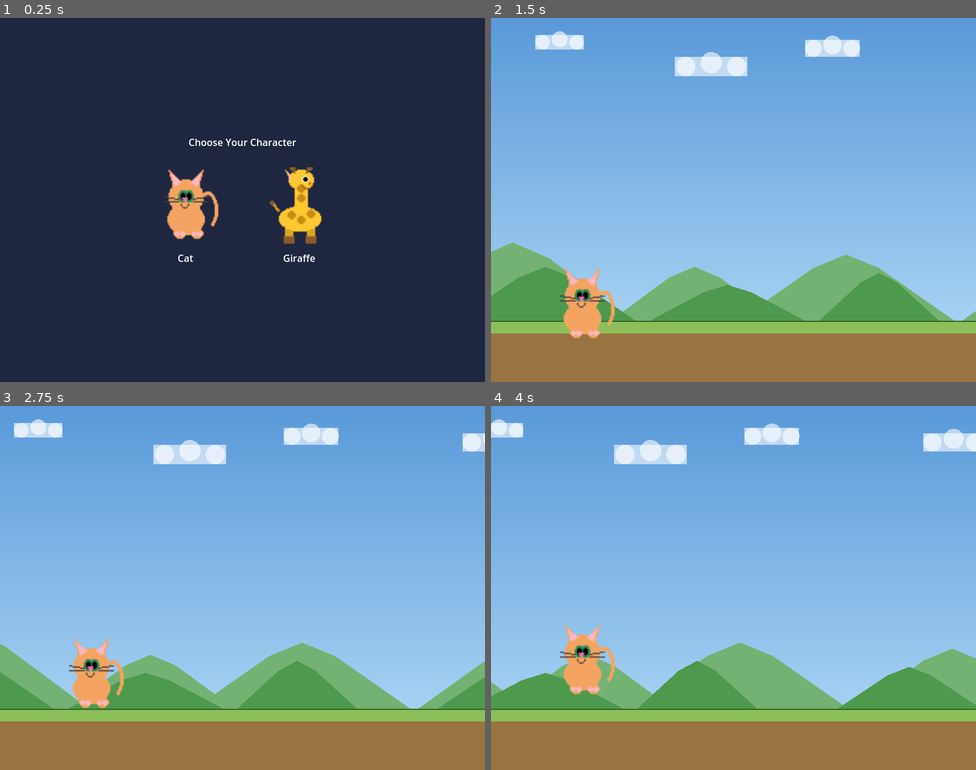
Above: before the commit, frames 1-4 (two rows, left to right).
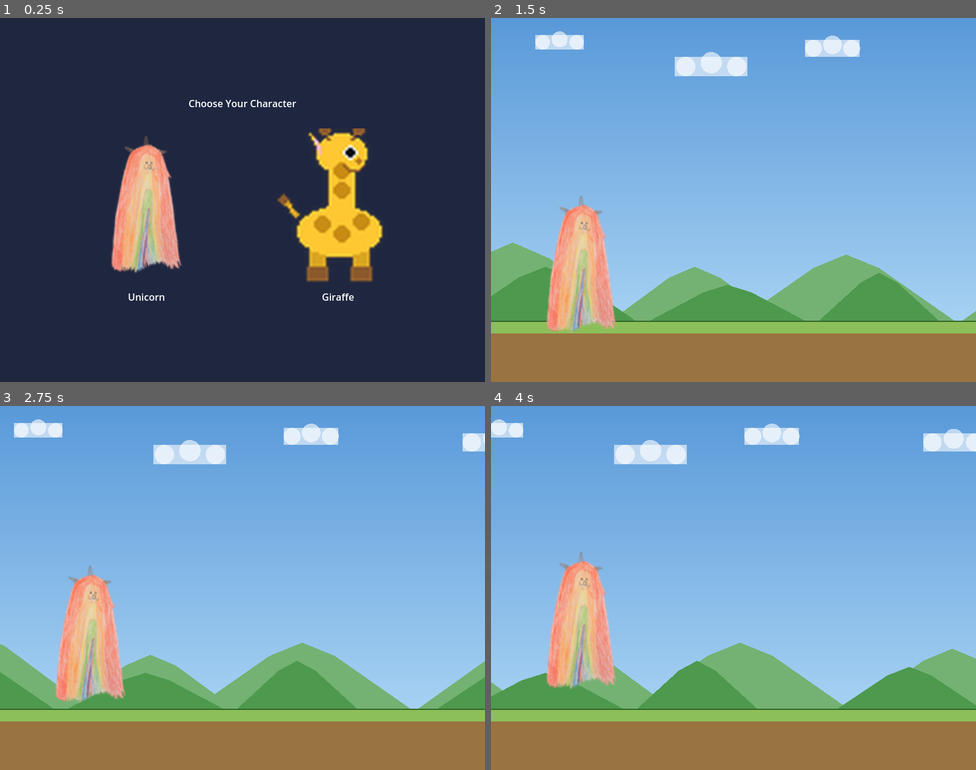
Above: after the commit, the same moments.

Repository: eiriksm/draw-jump
Game: Godot game, scene res://scenes/character_select.tscn
Two runs of this game, one before a commit and one after it. Both use one fixed random seed, a clock stepped at 60 frames per second and the inputs below.
Inputs (mouse positions are in pixels of both pictures, inside the frame that each line leads up to; where the layout moved, square brackets give the same spot in the first picture):
- Up to frame 1 (0.25 s): no input
- Up to frame 2 (1.5 s): click (636, 207) [675, 207] at 0.5 s; move the mouse to (840, 181) at 1.27 s; click (840, 181) at 1.42 s
- Up to frame 3 (2.75 s): move the mouse to (145, 606) at 2.02 s; click (145, 606) at 2.17 s
- Up to frame 4 (4 s): move the mouse to (782, 507) at 2.77 s; click (782, 507) at 2.92 s; move the mouse to (709, 660) at 3.52 s; click (709, 660) at 3.67 s

The runs differ from the first frame. In frame 1, 11% of the frame differs, in the area x 22-79%, y 22-78%; in frame 2, 3.9%; in frame 3, 3.9%; in frame 4, 3.9%.

Commit message:
Replace cat character with hand-drawn rainbow unicorn (#5)
Co-authored-by: Claude <noreply@anthropic.com>

Diff:
--- a/assets/cat.svg
+++ /dev/null
@@ -1,31 +0,0 @@
-<svg xmlns="http://www.w3.org/2000/svg" viewBox="0 0 128 128" width="128" height="128">
-  <!-- Body -->
-  <ellipse cx="64" cy="80" rx="30" ry="25" fill="#f4a460"/>
-  <!-- Head -->
-  <circle cx="64" cy="45" r="22" fill="#f4a460"/>
-  <!-- Left ear -->
-  <polygon points="46,30 38,10 54,24" fill="#f4a460"/>
-  <polygon points="48,28 42,14 54,24" fill="#ffb6c1"/>
-  <!-- Right ear -->
-  <polygon points="82,30 90,10 74,24" fill="#f4a460"/>
-  <polygon points="80,28 86,14 74,24" fill="#ffb6c1"/>
-  <!-- Eyes -->
-  <ellipse cx="55" cy="42" rx="4" ry="5" fill="#2e8b57"/>
-  <ellipse cx="73" cy="42" rx="4" ry="5" fill="#2e8b57"/>
-  <circle cx="55" cy="41" r="2" fill="black"/>
-  <circle cx="73" cy="41" r="2" fill="black"/>
-  <!-- Nose -->
-  <polygon points="64,50 61,47 67,47" fill="#ff69b4"/>
-  <!-- Mouth -->
-  <path d="M61,50 Q64,55 67,50" fill="none" stroke="#333" stroke-width="1"/>
-  <!-- Whiskers -->
-  <line x1="30" y1="46" x2="52" y2="48" stroke="#333" stroke-width="0.8"/>
-  <line x1="30" y1="50" x2="52" y2="50" stroke="#333" stroke-width="0.8"/>
-  <line x1="76" y1="48" x2="98" y2="46" stroke="#333" stroke-width="0.8"/>
-  <line x1="76" y1="50" x2="98" y2="50" stroke="#333" stroke-width="0.8"/>
-  <!-- Tail -->
-  <path d="M94,80 Q110,60 100,45" fill="none" stroke="#f4a460" stroke-width="5" stroke-linecap="round"/>
-  <!-- Paws -->
-  <ellipse cx="48" cy="102" rx="8" ry="5" fill="#f4a460"/>
-  <ellipse cx="80" cy="102" rx="8" ry="5" fill="#f4a460"/>
-</svg>
--- a/scenes/character_select.tscn
+++ b/scenes/character_select.tscn
@@ -1,6 +1,6 @@
 [gd_scene load_steps=4 format=3 uid="uid://char_select_scene"]
 
-[ext_resource type="Texture2D" path="res://assets/cat.png" id="1_cat"]
+[ext_resource type="Texture2D" path="res://assets/unicorn.png" id="1_unicorn"]
 [ext_resource type="Texture2D" path="res://assets/giraffe.png" id="2_giraffe"]
 [ext_resource type="Script" path="res://scripts/character_select.gd" id="3_script"]
 
@@ -54,14 +54,14 @@
 unique_name_in_owner = true
 layout_mode = 2
 size_flags_horizontal = 4
-texture_normal = ExtResource("1_cat")
+texture_normal = ExtResource("1_unicorn")
 ignore_texture_size = true
 stretch_mode = 0
-custom_minimum_size = Vector2(128, 128)
+custom_minimum_size = Vector2(256, 256)
 
 [node name="CatLabel" type="Label" parent="CenterContainer/VBoxContainer/HBoxContainer/CatVBox"]
 layout_mode = 2
-text = "Cat"
+text = "Unicorn"
 horizontal_alignment = 1
 
 [node name="GiraffeVBox" type="VBoxContainer" parent="CenterContainer/VBoxContainer/HBoxContainer"]
@@ -76,7 +76,7 @@
 texture_normal = ExtResource("2_giraffe")
 ignore_texture_size = true
 stretch_mode = 0
-custom_minimum_size = Vector2(128, 128)
+custom_minimum_size = Vector2(256, 256)
 
 [node name="GiraffeLabel" type="Label" parent="CenterContainer/VBoxContainer/HBoxContainer/GiraffeVBox"]
 layout_mode = 2
--- a/scenes/game.tscn
+++ b/scenes/game.tscn
@@ -1,6 +1,6 @@
 [gd_scene load_steps=5 format=3 uid="uid://game_scene"]
 
-[ext_resource type="Texture2D" path="res://assets/cat.png" id="1_cat"]
+[ext_resource type="Texture2D" path="res://assets/unicorn.png" id="1_unicorn"]
 [ext_resource type="Script" path="res://scripts/game.gd" id="2_game"]
 [ext_resource type="Script" path="res://scripts/player.gd" id="3_player"]
 [ext_resource type="Script" path="res://scripts/background.gd" id="4_bg"]
@@ -12,6 +12,6 @@
 script = ExtResource("4_bg")
 
 [node name="Player" type="Sprite2D" parent="."]
-position = Vector2(150, 500)
-texture = ExtResource("1_cat")
+position = Vector2(150, 436)
+texture = ExtResource("1_unicorn")
 script = ExtResource("3_player")
--- a/scenes/main.tscn
+++ /dev/null
@@ -1,45 +0,0 @@
-[gd_scene load_steps=3 format=3 uid="uid://main_scene"]
-
-[ext_resource type="Texture2D" path="res://assets/cat.svg" id="1_cat"]
-[ext_resource type="Script" path="res://scripts/animal.gd" id="2_script"]
-
-[node name="Main" type="Control"]
-layout_mode = 3
-anchors_preset = 15
-anchor_right = 1.0
-anchor_bottom = 1.0
-grow_horizontal = 2
-grow_vertical = 2
-
-[node name="Background" type="ColorRect" parent="."]
-layout_mode = 1
-anchors_preset = 15
-anchor_right = 1.0
-anchor_bottom = 1.0
-grow_horizontal = 2
-grow_vertical = 2
-color = Color(0.15, 0.15, 0.2, 1)
-
-[node name="CenterContainer" type="CenterContainer" parent="."]
-layout_mode = 1
-anchors_preset = 15
-anchor_right = 1.0
-anchor_bottom = 1.0
-grow_horizontal = 2
-grow_vertical = 2
-
-[node name="VBoxContainer" type="VBoxContainer" parent="CenterContainer"]
-layout_mode = 2
-theme_override_constants/separation = 20
-
-[node name="Label" type="Label" parent="CenterContainer/VBoxContainer"]
-layout_mode = 2
-text = "Click the cat to rotate it!"
-horizontal_alignment = 1
-
-[node name="AnimalButton" type="TextureButton" parent="CenterContainer/VBoxContainer"]
-layout_mode = 2
-size_flags_horizontal = 4
-texture_normal = ExtResource("1_cat")
-stretch_mode = 0
-script = ExtResource("2_script")
--- a/scripts/animal.gd
+++ /dev/null
@@ -1,32 +0,0 @@
-extends TextureButton
-
-## Rotation amount in degrees per click.
-const ROTATE_DEGREES := 90.0
-
-## Duration of the rotation tween in seconds.
-const TWEEN_DURATION := 0.3
-
-var _target_rotation := 0.0
-var _is_rotating := false
-
-
-func _ready() -> void:
-	pivot_offset = size / 2.0
-	pressed.connect(_on_pressed)
-
-
-func _on_pressed() -> void:
-	if _is_rotating:
-		return
-	_is_rotating = true
-	_target_rotation += ROTATE_DEGREES
-
-	var tween := create_tween()
-	tween.tween_property(self, "rotation_degrees", _target_rotation, TWEEN_DURATION)\
-		.set_ease(Tween.EASE_OUT)\
-		.set_trans(Tween.TRANS_CUBIC)
-	tween.finished.connect(_on_tween_finished)
-
-
-func _on_tween_finished() -> void:
-	_is_rotating = false
--- a/scripts/character_select.gd
+++ b/scripts/character_select.gd
@@ -5,12 +5,12 @@
 
 
 func _ready() -> void:
-	%CatButton.pressed.connect(_on_cat_selected)
+	%CatButton.pressed.connect(_on_unicorn_selected)
 	%GiraffeButton.pressed.connect(_on_giraffe_selected)
 
 
-func _on_cat_selected() -> void:
-	_start_game("cat")
+func _on_unicorn_selected() -> void:
+	_start_game("unicorn")
 
 
 func _on_giraffe_selected() -> void:
--- a/scripts/game.gd
+++ b/scripts/game.gd
@@ -3,14 +3,14 @@
 ## Main game scene — scrolls the world to the left and lets the player jump.
 
 const SCROLL_SPEED := 200.0
-const GROUND_Y := 500
+const PLAYER_Y := 436
 
 @onready var player: Sprite2D = $Player
 @onready var background: Node2D = $Background
 
 
 func _ready() -> void:
-	var character: String = "cat"
+	var character: String = "unicorn"
 	if get_tree().has_meta("selected_character"):
 		character = get_tree().get_meta("selected_character")
 
@@ -19,11 +19,11 @@
 	var tex := load(tex_path) as Texture2D
 	if tex:
 		player.texture = tex
-		# Scale up the 64x64 sprite so it's visible.
 		player.scale = Vector2(2.0, 2.0)
 
 	player.character_type = character
-	player.position = Vector2(150, GROUND_Y)
+	player.position = Vector2(150, PLAYER_Y)
+	player.ground_y = PLAYER_Y
 
 
 func _process(delta: float) -> void:
--- a/scripts/player.gd
+++ b/scripts/player.gd
@@ -7,13 +7,13 @@
 
 ## Jump impulse per character type (pixels/sec upward).
 const JUMP_VELOCITY := {
-	"cat": -450.0,
+	"unicorn": -450.0,
 	"giraffe": -620.0,
 }
 
 var velocity_y := 0.0
 var ground_y := 0.0
-var character_type := "cat"
+var character_type := "unicorn"
 var _is_on_ground := true
 
 
@@ -36,4 +36,4 @@
 	if not _is_on_ground:
 		return
 	_is_on_ground = false
-	velocity_y = JUMP_VELOCITY.get(character_type, JUMP_VELOCITY["cat"])
+	velocity_y = JUMP_VELOCITY.get(character_type, JUMP_VELOCITY["unicorn"])
--- a/tests/test_runner.gd
+++ b/tests/test_runner.gd
@@ -87,8 +87,8 @@
 	if "JUMP_VELOCITY" not in source:
 		print("  FAIL: JUMP_VELOCITY constant not found")
 		return 1
-	if "cat" not in source or "giraffe" not in source:
-		print("  FAIL: Expected both cat and giraffe entries in JUMP_VELOCITY")
+	if "unicorn" not in source or "giraffe" not in source:
+		print("  FAIL: Expected both unicorn and giraffe entries in JUMP_VELOCITY")
 		return 1
 	print("  PASS")
 	return 0
@@ -113,7 +113,7 @@
 
 func _test_jump_sets_velocity() -> int:
 	print("Test: Jumping sets upward velocity...")
-	var player := _make_player("cat")
+	var player := _make_player("unicorn")
 	if player == null:
 		return 1
 
@@ -133,31 +133,31 @@
 
 
 func _test_giraffe_jumps_higher() -> int:
-	print("Test: Giraffe jumps higher than cat...")
-	var cat := _make_player("cat")
+	print("Test: Giraffe jumps higher than unicorn...")
+	var unicorn := _make_player("unicorn")
 	var giraffe := _make_player("giraffe")
-	if cat == null or giraffe == null:
-		return 1
-
-	cat.jump()
+	if unicorn == null or giraffe == null:
+		return 1
+
+	unicorn.jump()
 	giraffe.jump()
 
 	# More negative velocity = higher jump.
-	if giraffe.velocity_y >= cat.velocity_y:
-		print("  FAIL: Giraffe velocity (%f) should be more negative than cat (%f)" % [giraffe.velocity_y, cat.velocity_y])
-		cat.queue_free()
+	if giraffe.velocity_y >= unicorn.velocity_y:
+		print("  FAIL: Giraffe velocity (%f) should be more negative than unicorn (%f)" % [giraffe.velocity_y, unicorn.velocity_y])
+		unicorn.queue_free()
 		giraffe.queue_free()
 		return 1
 
 	print("  PASS")
-	cat.queue_free()
+	unicorn.queue_free()
 	giraffe.queue_free()
 	return 0
 
 
 func _test_no_double_jump() -> int:
 	print("Test: Cannot jump while already in the air...")
-	var player := _make_player("cat")
+	var player := _make_player("unicorn")
 	if player == null:
 		return 1
 
@@ -178,7 +178,7 @@
 
 func _test_landing_resets_state() -> int:
 	print("Test: Landing resets player to ground state...")
-	var player := _make_player("cat")
+	var player := _make_player("unicorn")
 	if player == null:
 		return 1
 
@@ -234,8 +234,8 @@
 	if "GiraffeButton" not in content:
 		print("  FAIL: Scene does not contain GiraffeButton")
 		return 1
-	if "cat.png" not in content:
-		print("  FAIL: Scene does not reference cat.png")
+	if "unicorn.png" not in content:
+		print("  FAIL: Scene does not reference unicorn.png")
 		return 1
 	if "giraffe.png" not in content:
 		print("  FAIL: Scene does not reference giraffe.png")
Binary file removed: assets/cat.png
Binary file changed: assets/giraffe.png
Binary file added: assets/unicorn.png
Not shown, changed: .github/workflows/build.yml
Not shown, changed: .github/workflows/test.yml
